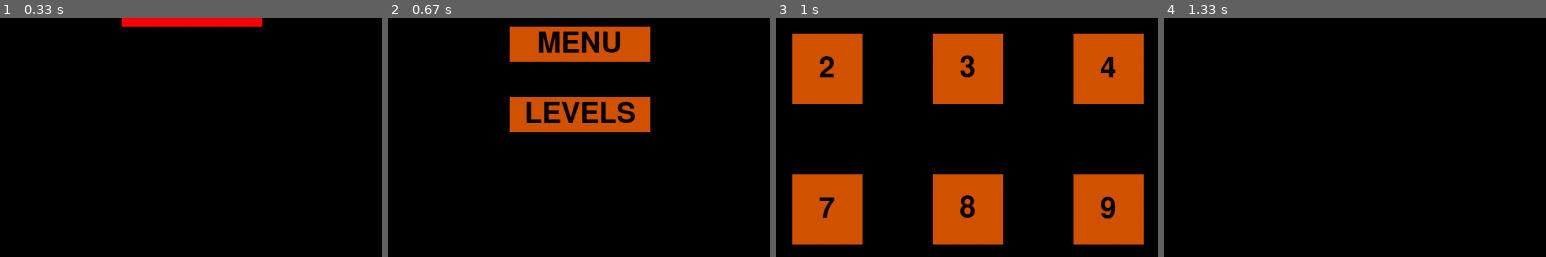
Above: before the commit, frames 1-4 (left to right).
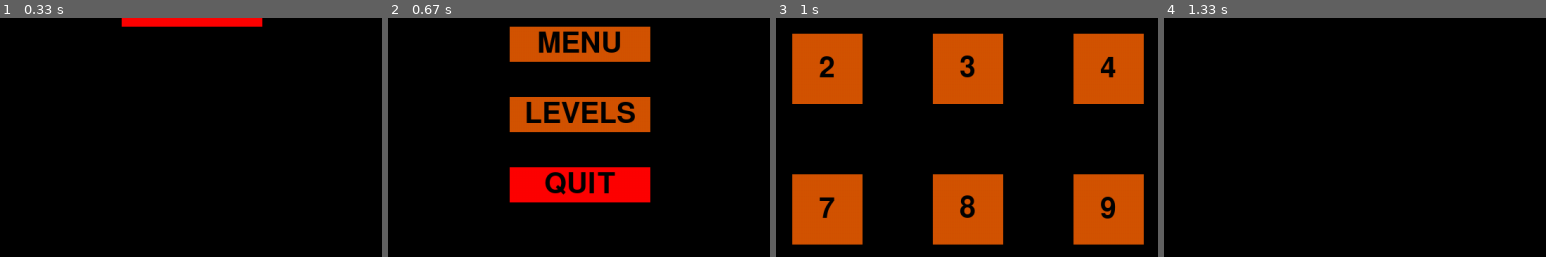
Above: after the commit, the same moments.

Repository: KUP9752/Kagan-Project
Game: pygame game, started from Project.py
Two runs of this game, one before a commit and one after it. Both use one fixed random seed, a clock stepped at 60 frames per second and the inputs below.
Inputs (mouse positions are % of the whole screen's width and height, from its top left):
- Up to frame 1 (0.33 s): no input
- Up to frame 2 (0.67 s): press the mouse at (90, 91) at 0.37 s; move the mouse to (72, 82) at 0.47 s; release the mouse at (54, 72) at 0.6 s
- Up to frame 3 (1 s): press the mouse at (42, 51) at 0.7 s; move the mouse to (47, 36) at 0.8 s; release the mouse at (52, 21) at 0.93 s
- Up to frame 4 (1.33 s): click "8" at 1.05 s
The pictures show only the part of the screen within x 17-67%, y 31-81%; the shares and areas given below are measured in that part.

Frame 1 is identical in both runs. In frame 2, 5.1% of the frame differs, in the area x 31-69%, y 62-78%; in frame 3, nothing differs; in frame 4, nothing differs.

Commit message:
buttons are updated as wwll as QUIT button added
the ghosting buttons have been fixed
quit button added to the pause menu

Diff:
--- a/Project.py
+++ b/Project.py
@@ -506,6 +506,7 @@
 pause_button = Button(BLUE,1060,600,200,100,bigfont,'PAUSE')
 pmenu_button = Button(ORANGE, 540, 250, 200, 50, font, 'MENU')
 plevel_button = Button(ORANGE,540,350, 200,50,font,'LEVELS')
+pquit_button = Button(RED, 540, 450, 200, 50, font, 'QUIT')
 
 # -- current_level //used later to determine which level is running
 
@@ -539,7 +540,7 @@
                     NameError
 
 
-
+        # If the mouse is clocked over a button the actions are done.
         if event.type == pygame.MOUSEBUTTONDOWN:
             if pause_button.isOver(mouse_pos):
                 print("pause button clicked")
@@ -552,7 +553,7 @@
                     pause_menu = True
                     pause_button.set_text("RESUME")
 
-            if pmenu_button.isOver(mouse_pos):
+            if pause_menu and pmenu_button.isOver(mouse_pos):
 
                 print("pmenu is clicked")
                 level_running = False
@@ -561,7 +562,7 @@
                 pause_menu = False
                 pause_button.set_text("PAUSE")
 
-            if plevel_button.isOver(mouse_pos):
+            if pause_menu and plevel_button.isOver(mouse_pos):
                 print("plevel is clicked")
 
                 level_running = False
@@ -570,9 +571,13 @@
                 pause_menu = False
                 pause_button.set_text("PAUSE")
 
+            if pause_menu and pquit_button.isOver(mouse_pos):
+                print("pquit is clicked")
+
+                game_over  = True
         #checks if the PLAY button is clicked and creates the level buttons
 
-        if not(play_game) and event.type == pygame.MOUSEBUTTONDOWN:
+        if not(pause_menu) and not(play_game) and event.type == pygame.MOUSEBUTTONDOWN:
             if playbutton.isOver(mouse_pos):
                 print("play button clicked")
                 play_game= True
@@ -581,25 +586,31 @@
 
         # All the colour changes for any button done here
         if event.type == pygame.MOUSEMOTION:
+            # Play
             if playbutton.isOver(mouse_pos):
                 playbutton.colour = GREEN
             else:
                 playbutton.colour =RED
-
+            # Pause
             if pause_button.isOver(mouse_pos):
                 pause_button.colour = GREEN
             else:
                 pause_button.colour = BLUE
-
+            # Pause menu
             if pmenu_button.isOver(mouse_pos):
                 pmenu_button.colour = YELLOW
             else:
                 pmenu_button.colour = ORANGE
-
+            # Pause Level
             if plevel_button.isOver(mouse_pos):
                 plevel_button.colour = YELLOW
             else:
                 plevel_button.colour = ORANGE
+            # Pause Quit
+            if pquit_button.isOver(mouse_pos):
+                pquit_button.colour = PINK
+            else:
+                pquit_button.colour = RED
 
 
             for counter in range(0,10):
@@ -607,7 +618,7 @@
                     set_level_colour(counter) #-calls procedure to change button hover colour
                 elif play_game:
                     reset_level_colour(counter) #-calls procedure that can revert the colour
-        if play_game and event.type == pygame.MOUSEBUTTONDOWN:  #checks if a level is clicked
+        if play_game and not(pause_menu) and event.type == pygame.MOUSEBUTTONDOWN:  #checks if a level is clicked
             for counter in range(0,10):
                 if level_buttons[counter].isOver(mouse_pos):
                     current_level =level_numbers[counter]
@@ -631,12 +642,13 @@
 
 
 
-### - > INSERT SETTING SCREEN with a boolean operator, (as outer loop)
+    # Pause Menu
     pause_button.draw(screen)
     if pause_menu:
         pause_menu_title()
         pmenu_button.draw(screen)
         plevel_button.draw(screen)
+        pquit_button.draw(screen)
 
     if not level_running and not pause_menu:   #-whether a level is running
         if not play_game:   #-nothing runnnig displays title screen
